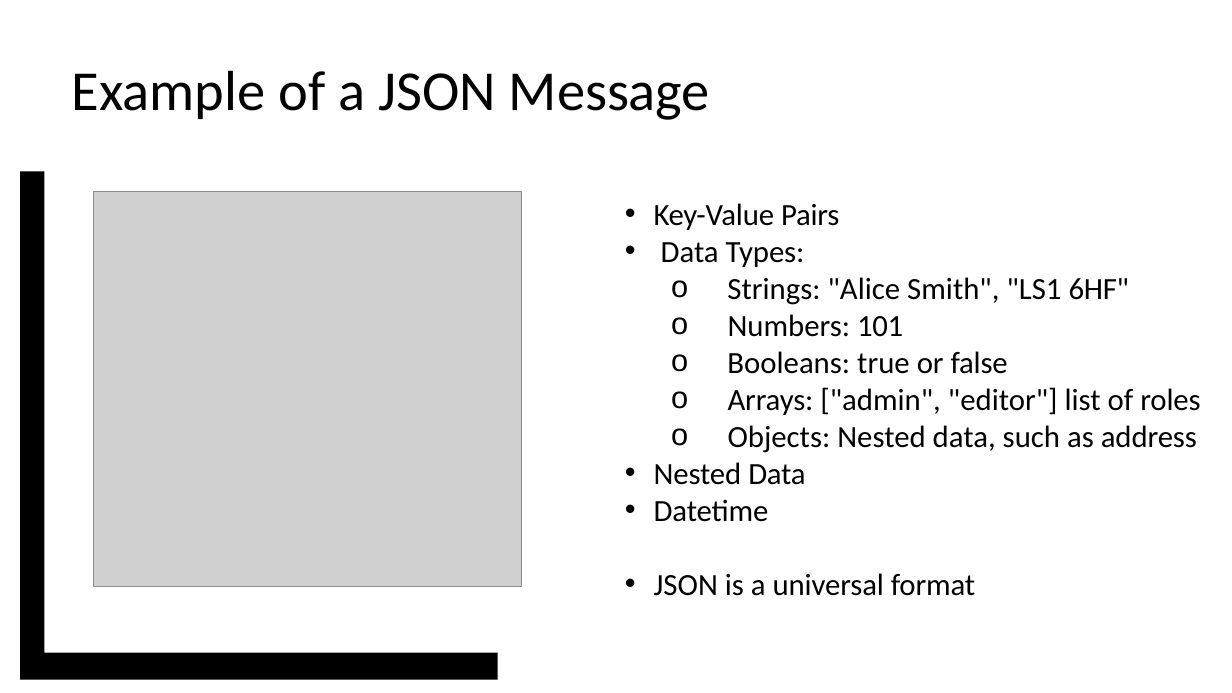
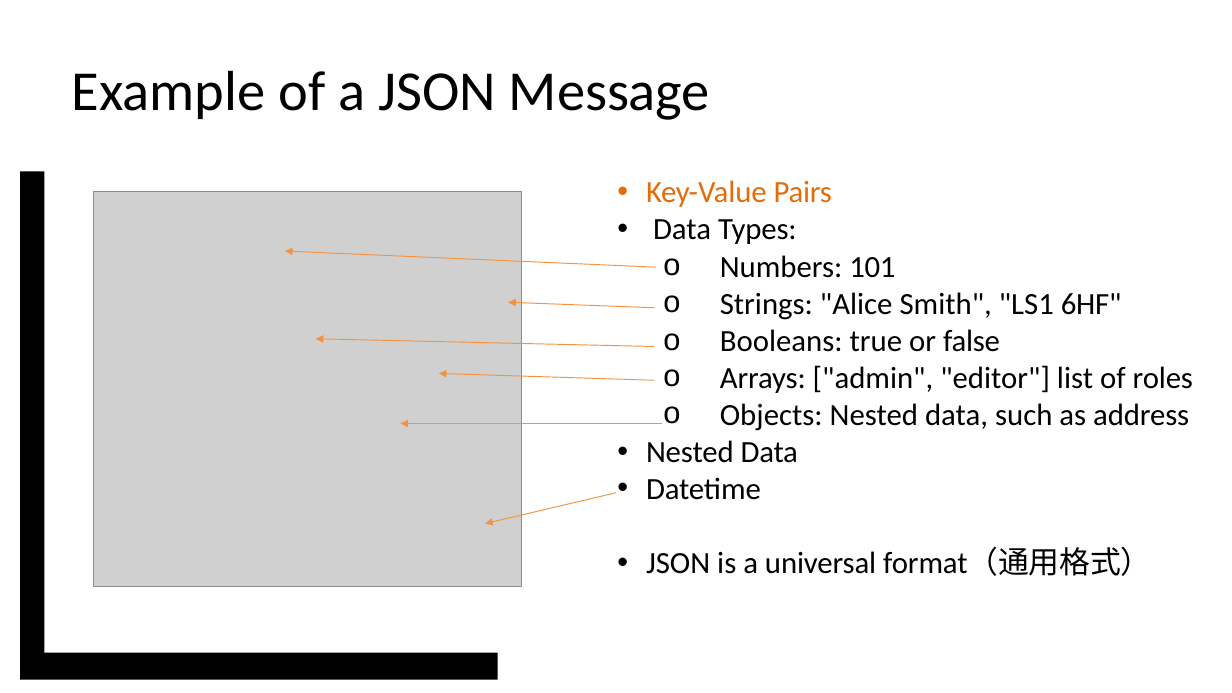
Before and after one commit to vcboy1/Leeds, a slide deck: slide 15 of 26fall/1850/Note/w1.8_s2.pptx. Drawn at 1232x693 pixels with LibreOffice and Linux fonts; fonts in the diff are those of the drawing; grey boxes stand for pictures; background and template pictures are left out. Boxes give left, top, right and bottom in pixels: in the first picture for what was removed or moved away, otherwise in the second. Text is boxed around its words. In the diff, an @@ line names an element or a change of style, - is before the commit and + after.

```diff
--- a/26fall/1850/Note/w1.8_s2.pptx
+++ b/26fall/1850/Note/w1.8_s2.pptx
@@ text "Key-Value Pairs": place and size @@
-text "Key-Value Pairs" at [654,203,1200,596]
+text "Key-Value Pairs" at [646,180,1193,576]
@@ text at [646,180,832,207]: text colour #000000 to #E46C0A in "Key-Value Pairs" @@
@@ arrow added from (656, 267) to (285, 251), #F69240 0.75 pt @@
@@ text at [720,255,895,278]: paragraph added @@
+  o Numbers: 101
@@ arrow added from (654, 308) to (508, 302), #F69240 0.75 pt @@
@@ text at [728,314,903,337]: paragraph removed @@
-  o Numbers: 101
@@ arrow added from (654, 347) to (316, 339), #F69240 0.75 pt @@
@@ arrow added from (654, 381) to (439, 373), #F69240 0.75 pt @@
@@ arrow added from (663, 423) to (400, 423), #F69240 0.75 pt @@
@@ arrow added from (616, 493) to (485, 524), #F69240 0.75 pt @@
@@ text at [646,548,1152,576]: text changed @@
-• JSON is a universal format
+• JSON is a universal format（通用格式）
```
Also in this commit, not shown: 12 other slides changed, 32 other files.
